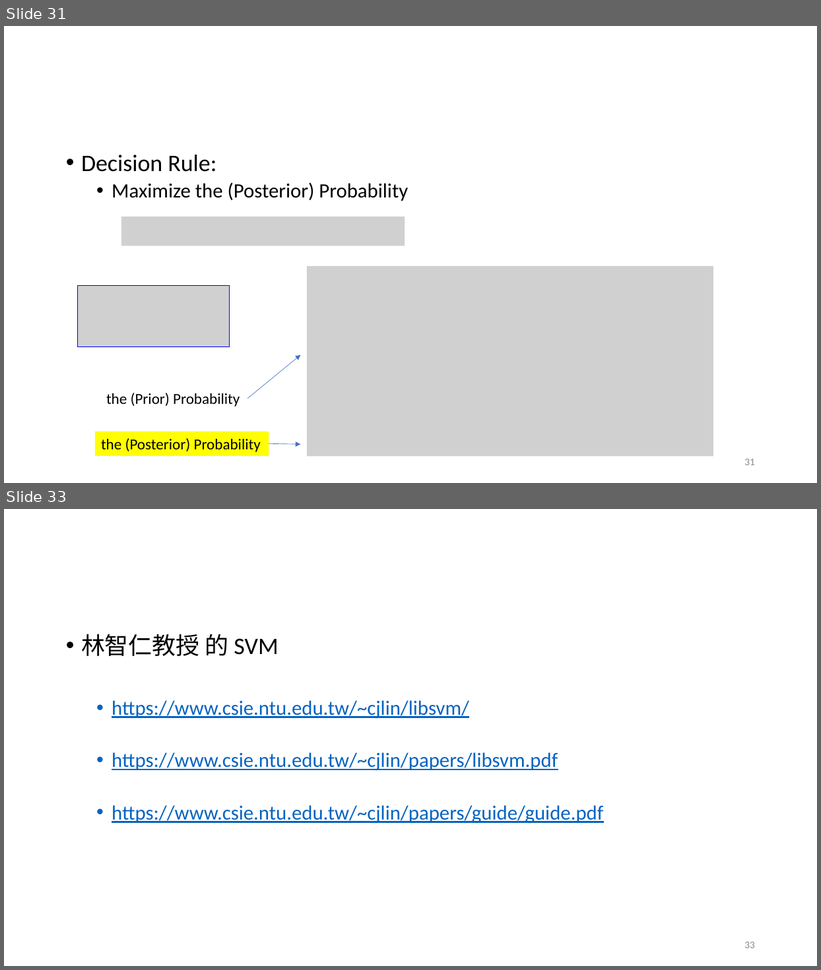
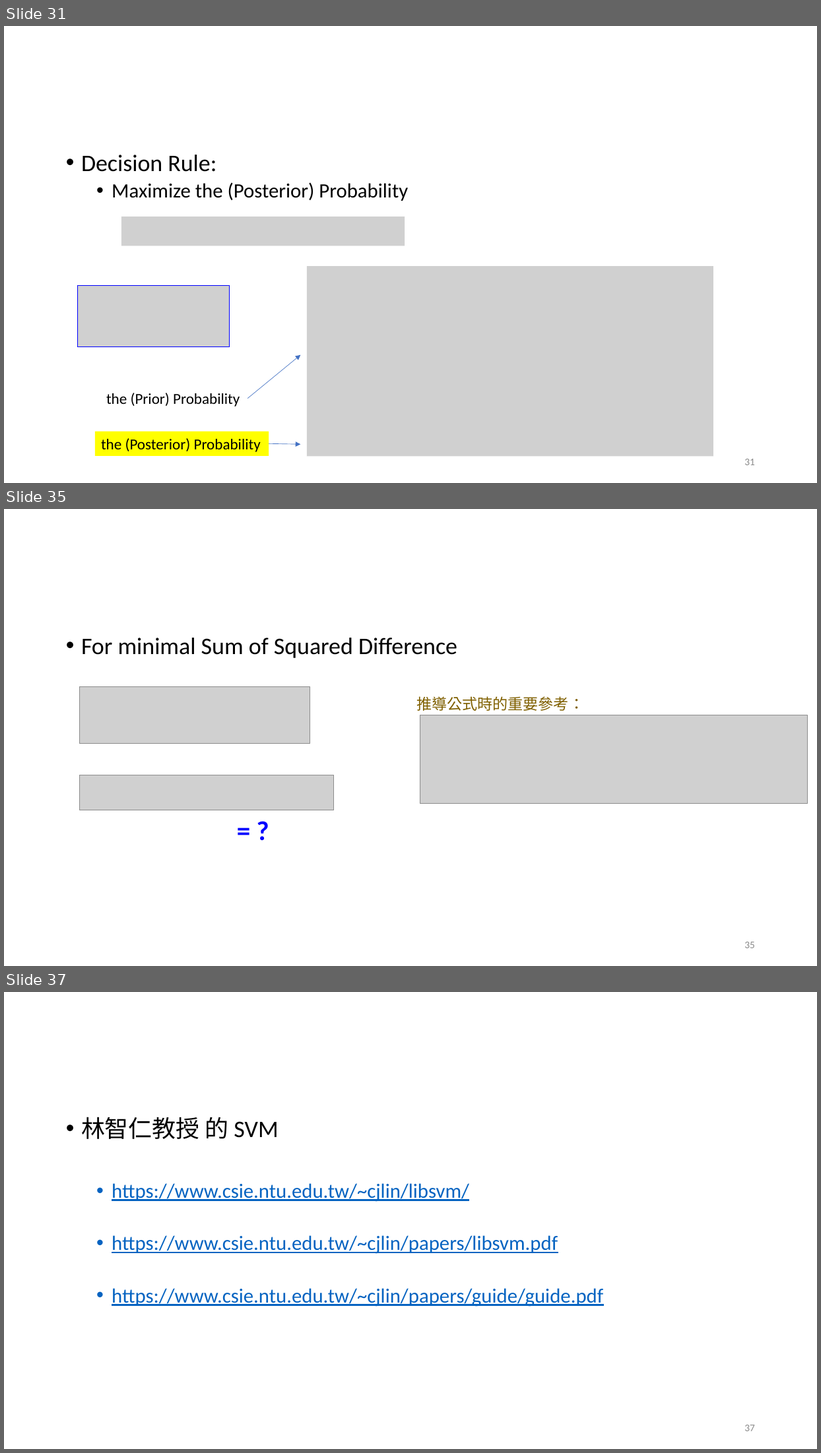
Before and after one commit to renyuanL/_ryTeach2018, a slide deck: _Notes/03_Ch03.pptx. Shown one above the other, each under a label of ours: slides 31 and 33 before the commit, slides 31, 35 and 37 after it; the slides between them are not shown. The pictures are 821x970 and 821x1453 pixels, drawn with LibreOffice and Linux fonts; fonts in the diff are those of the drawing; grey boxes stand for pictures. Boxes give left, top, right and bottom in pixels: in the first picture for what was removed or moved away, otherwise in the second. Text is boxed around its words. In the diff, an @@ line names an element or a change of style, - is before the commit and + after.

```diff
--- a/_Notes/03_Ch03.pptx
+++ b/_Notes/03_Ch03.pptx
@@ slide 35 added at (4, 509, 817, 966), background #FFFFFF @@
@@ text added at (81, 638, 457, 658), 28 pt, text #000000 @@
+• For minimal Sum of Squared Difference
@@ picture added at (80, 687, 310, 744) @@
@@ text added at (416, 696, 584, 711), 18 pt, text #806000 @@
+推導公式時的重要參考：
@@ picture added at (420, 715, 808, 803) @@
@@ picture added at (80, 775, 334, 811) @@
@@ text added at (231, 811, 276, 850), 32 pt, text #0000FF, bold @@
+= ?
@@ page number added at (745, 942, 755, 949), 12 pt, text #8C8C8C @@
+35
@@ what was slide 33 is now slide 37 @@
@@ page number at (745, 1425, 755, 1432): text changed @@
-33
+37
```
Also in this commit, not shown: 2 slides changed, 8 other slides added, 1 slide removed, 3 other files.
